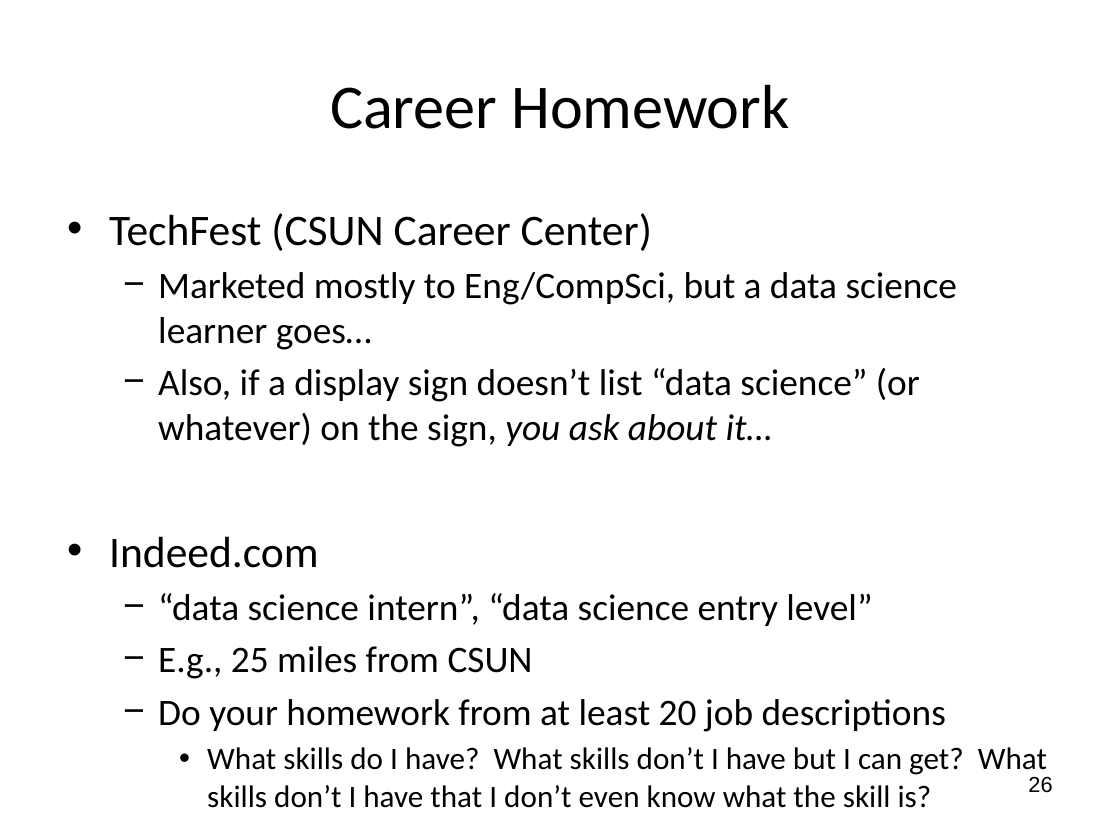
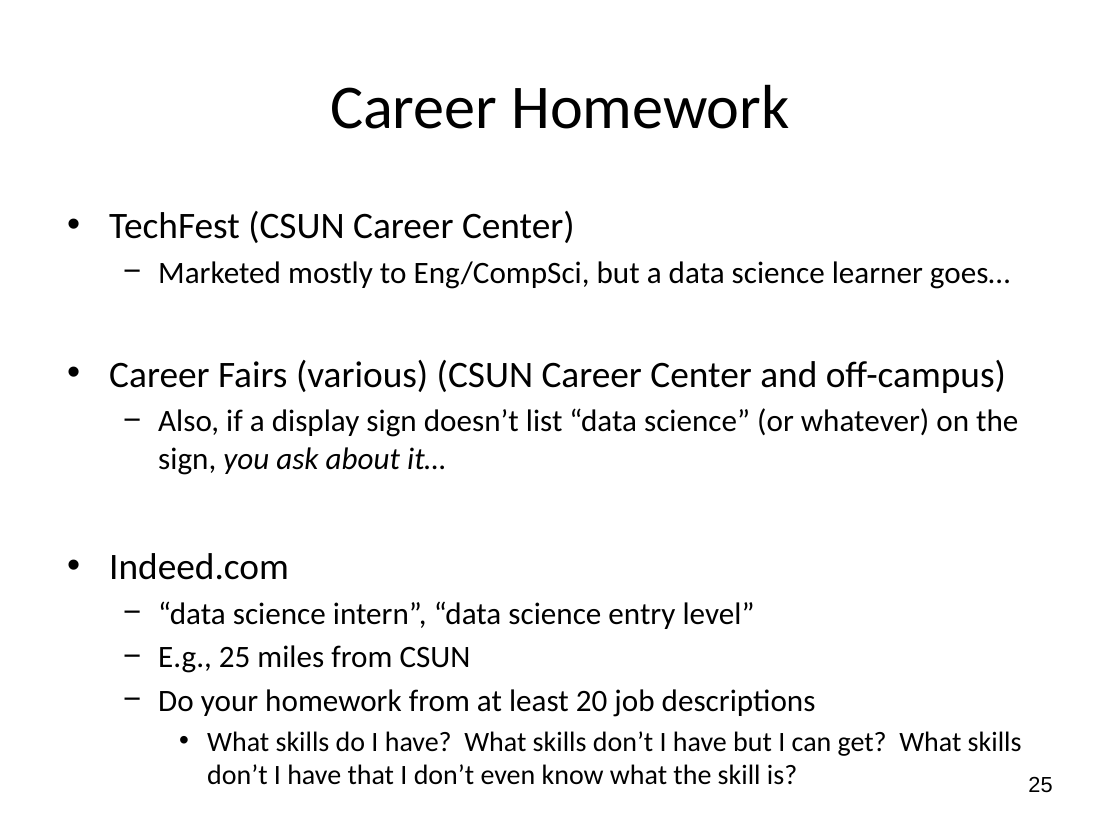
Before and after one commit to wsphd/datajam2018, a slide deck: slide 25 of dj2018.odp (slide 26 before the commit). Drawn at 1120x840 pixels with LibreOffice and Linux fonts; fonts in the diff are those of the drawing. Boxes give left, top, right and bottom in pixels: in the first picture for what was removed or moved away, otherwise in the second. Text is boxed around its words. In the diff, an @@ line names an element or a change of style, - is before the commit and + after.

```diff
--- a/dj2018.odp
+++ b/dj2018.odp
@@ text at (109,211,1022,785): size 28 to 24 pt in "TechFest (CSUN Career Center)", "Indeed.com"; size 24 to 20 pt in "Marketed mostly to Eng/CompSci, but a data ...", "Also, if a display sign doesn’t list ...", "“data science intern”, “data science entry level”", "E.g., 25 miles from CSUN" and 1 more places; size 20 to 18 pt in "What skills do I have? What skills ..." @@
@@ text at (109,360,1006,393): paragraph added @@
+• Career Fairs (various) (CSUN Career Center and off-campus)
@@ page number at (1028,776,1052,793): text changed @@
-26
+25
```
Also in this commit, not shown: 7 other slides changed, 4 slides added, 10 slides removed, 1 other file.
